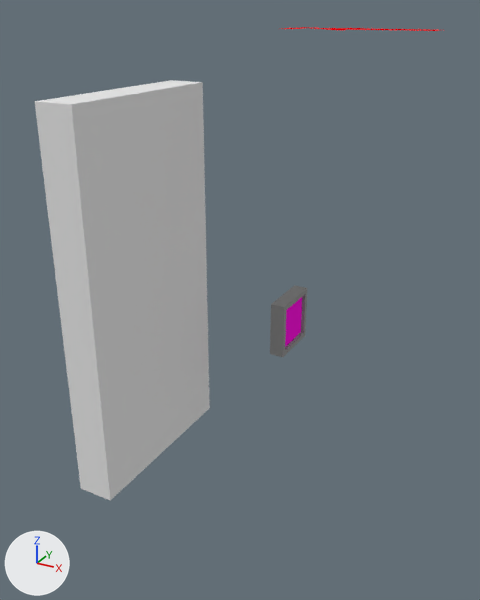
The Blender file src/main/resources/Models/map/doors.blend, before and after one commit.
Before and after are seen from a camera (50 mm lens) standing at (4.05, -5.2, 4.71) and looking at (0.94, 0.46, 1.88). Arrows for +X, +Y and +Z are at lower left; the lights stay in place. The same objects are shown in both versions, whatever each file hides.

Objects in the first picture: 'DisplayBorder', 'Door'.
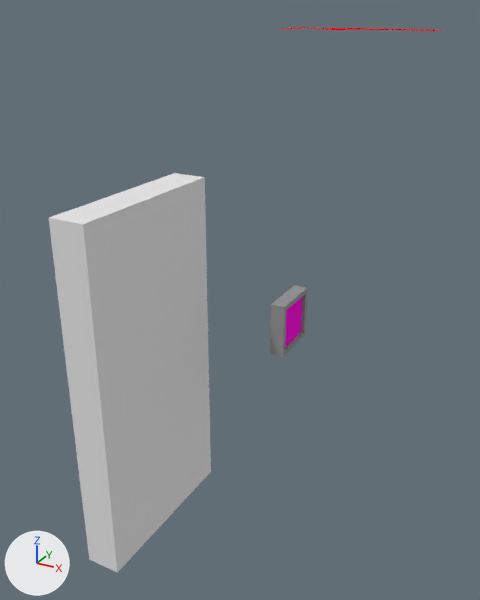
What differs and where, as boxes [x1, y1, x2, y2] in the pictures (480 x 600 px; the box of a moved part takes in the faces that stretch with it):
'Door', reshaped, moved, rescaled (7% narrower): before [35, 80, 210, 501]; after [49, 173, 211, 573]
part 1 of me_cube_005, moved or reshaped (not visible afterwards): before [35, 80, 210, 501]

The change, as a list of edits to the scene's bpy script:
```text
Change me_cube_005:
    where me_cube_005.from_pydata(...)  # 8 vertices, 5 faces; spans x -1.0..1.0, y -1.0..1.0, z -1.0..1.0
    used by ob_door; location = (0.0, 0.0, 2.0); scale = (0.2, 1.0, 2.0)
    me_cube_005 part 1: the whole mesh is scaled about its middle by (0.2, 1, 2)
Add me_cube_000:
    me_cube_000.from_pydata([(-0.2, -1.0, -2.0), (-0.2, -1.0, 2.0), (-0.2, 1.0, -2.0), (-0.2, 1.0, 2.0), (0.2, -1.0, -2.0), (0.2, -1.0, 2.0), (0.2, 1.0, -2.0), (0.2, 1.0, 2.0)], [], [(1, 3, 2, 0), (3, 7, 6, 2), (7, 5, 4, 6), (5, 1, 0, 4), (5, 7, 3, 1)])
    me_cube_000.materials.append(mat_doormat)  # white #e7e7e7
Change ob_door:
    ob_door.scale: (0.2, 1.0, 2.0) -> (1.0, 1.0, 1.0)
    ob_door: bpy.data.objects.new('Door', me_cube_005) -> bpy.data.objects.new('Door', me_cube_000)
    ob_door.location: (0.0, 0.0, 2.0) -> (0.0, 0.0, 1.0)
```
